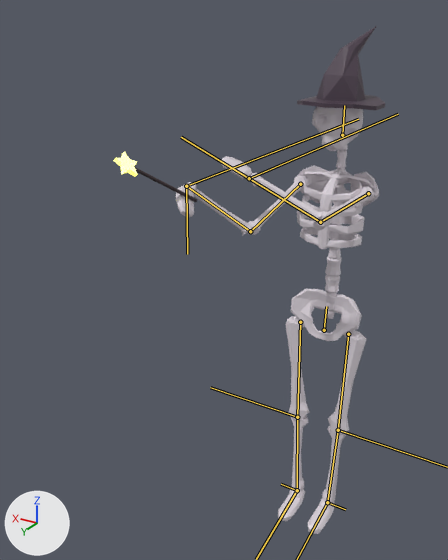
An edit to the glTF model assets/spookytown/characters/skell_a/skell_a.gltf, drawn before and after from the same camera.
Camera for both pictures: a camera (50 mm lens) standing at (-1.38, 3.67, 3.59) and looking at (0.55, 0.45, 1.98). The lights are fixed; the arrows at lower left show +X, +Y and +Z. Both versions are drawn at frame 18 of the action 'spell2'; the numbers are the values there. The bones that bend it are drawn over the model as lines.
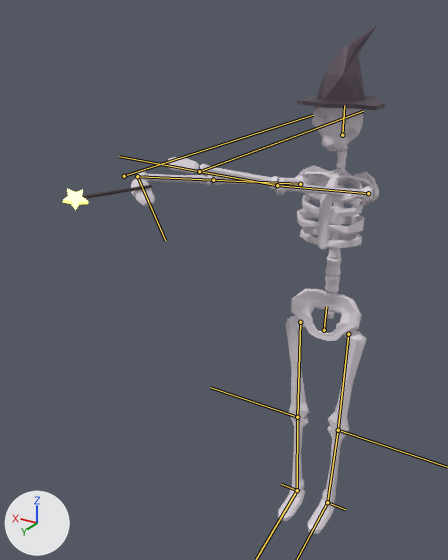
Pixel boxes (x1, y1, x2, y2) of what changed, in the pictures (448 x 560 px):
```json
{"object": "Cylinder", "change": "posed", "before": [175, 107, 379, 534], "after": [131, 107, 379, 534], "on screen": "21% wider"}
{"object": "Cylinder.001", "change": "posed", "before": [113, 151, 197, 202], "after": [63, 185, 152, 211], "on screen": "48% shorter"}
{"bone": "upperarmright", "before": "(300, 184) to (250, 231)", "after": "(300, 184) to (213, 180)"}
{"bone": "lowerarmright", "before": "(250, 231) to (186, 186)", "after": "(213, 180) to (137, 176)"}
{"bone": "upperarmleft", "before": "(368, 193) to (320, 222)", "after": "(368, 193) to (277, 185)"}
{"bone": "lowerarmleft", "before": "(320, 222) to (249, 178)", "after": "(277, 185) to (199, 171)"}
```

Edits to the scene script, one JSON object a line:
```json
{"block": "bone_upperarmright", "where": "bone_upperarmright = bpy.data.objects['skell-a'].pose.bones['upperarmright']  # child of 'torso'"}
{"op": "set", "path": "bone_upperarmright.rotation_quaternion", "old": "(-0.432, 0.201, -0.611, 0.632)", "new": "(-0.412, 0.225, -0.828, 0.306)", "note": "degrees (-80, 16, -125) -> degrees (56, 147, 48)"}
{"block": "bone_lowerarmright", "where": "bone_lowerarmright = bpy.data.objects['skell-a'].pose.bones['lowerarmright']  # child of 'upperarmright'"}
{"op": "set", "path": "bone_lowerarmright.rotation_quaternion", "old": "(0.82, -0.573, 0.0, 0.0)", "new": "(1.0, -0.002, 0.0, 0.0)", "note": "degrees (-70, 0, 0) -> degrees (0, 0, 0)"}
{"block": "bone_upperarmleft", "where": "bone_upperarmleft = bpy.data.objects['skell-a'].pose.bones['upperarmleft']  # child of 'torso'"}
{"op": "set", "path": "bone_upperarmleft.rotation_quaternion", "old": "(0.651, -0.729, -0.115, 0.18)", "new": "(0.324, -0.928, -0.107, 0.147)", "note": "degrees (-95, 6, 24) -> degrees (-140, 12, 17)"}
{"block": "bone_lowerarmleft", "where": "bone_lowerarmleft = bpy.data.objects['skell-a'].pose.bones['lowerarmleft']  # child of 'upperarmleft'"}
{"op": "set", "path": "bone_lowerarmleft.rotation_quaternion", "old": "(0.768, 0.0, 0.0, 0.64)", "new": "(0.998, 0.0, 0.0, 0.069)", "note": "degrees (0, 0, 80) -> degrees (0, 0, 8)"}
```
